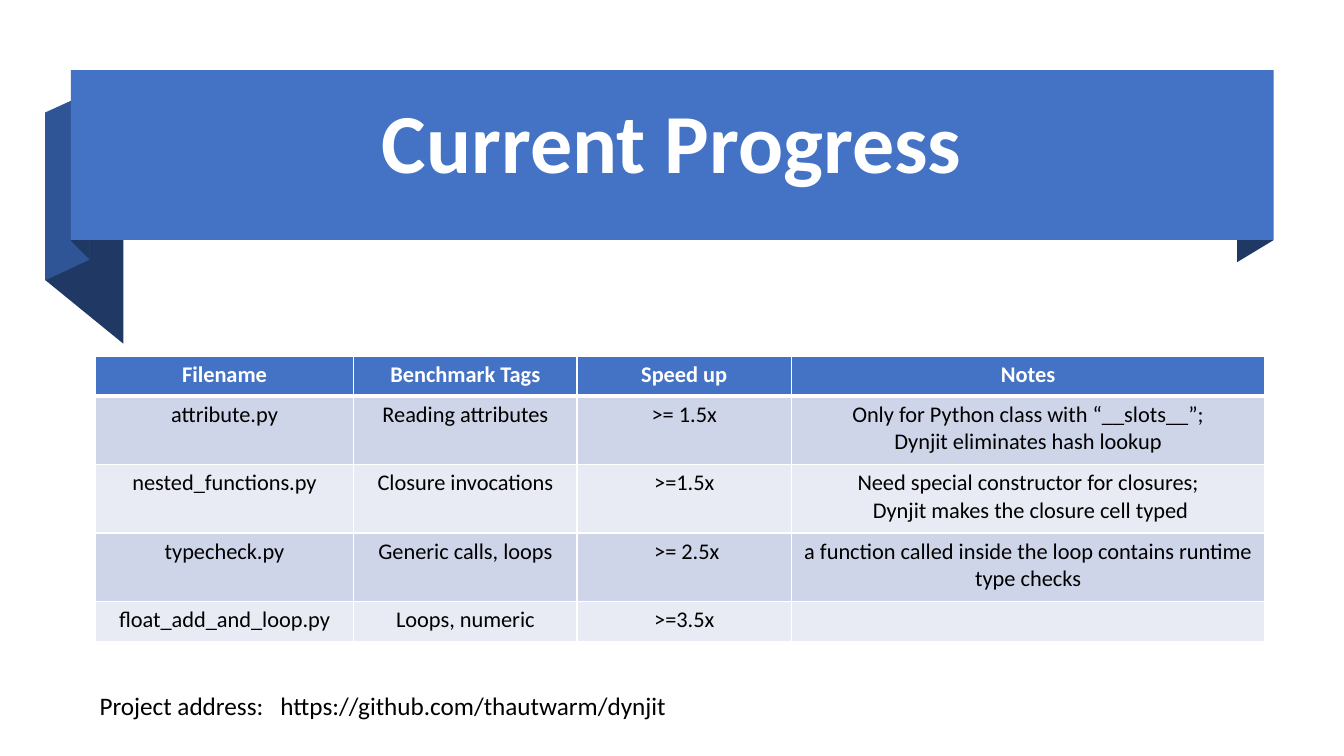
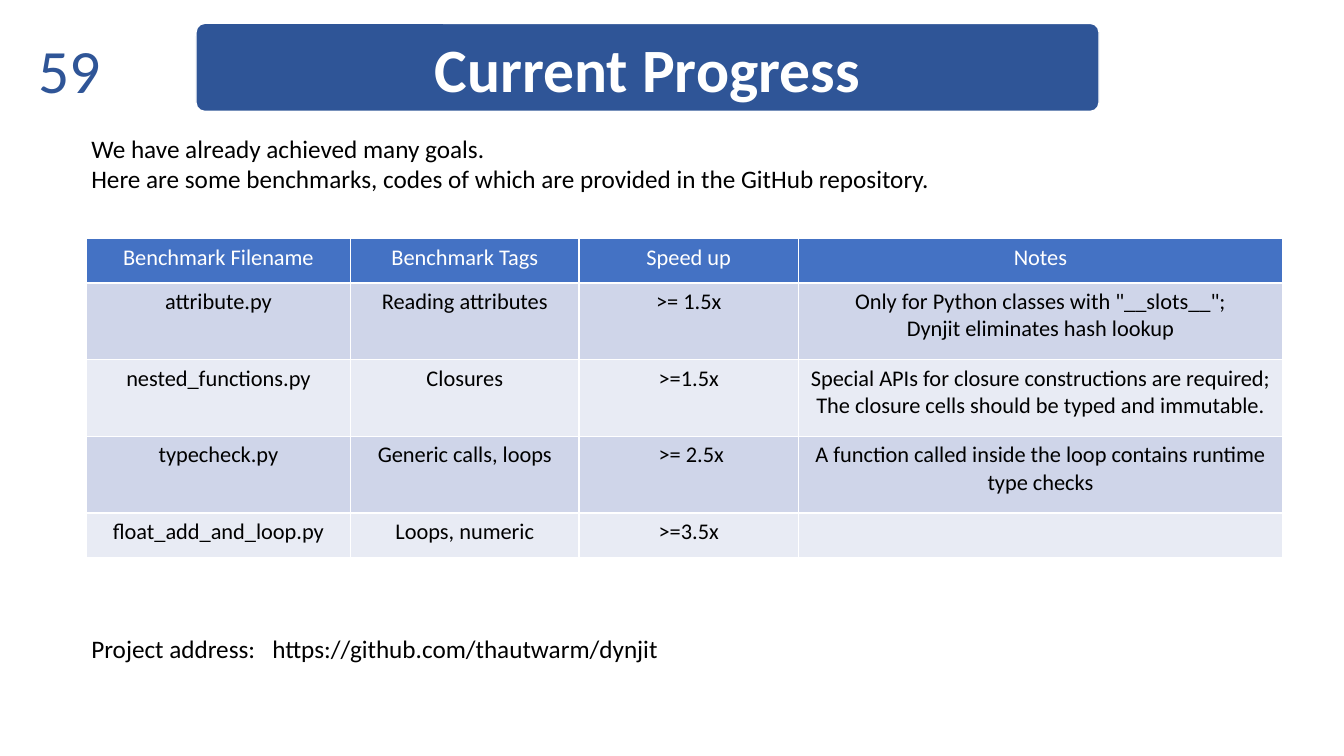
Before and after one commit to thautwarm/diojit, a slide deck: slide 59 of docs/Taine.pptx (slide 55 before the commit). Drawn at 1344x756 pixels with LibreOffice and Linux fonts; fonts in the diff are those of the drawing. Boxes give left, top, right and bottom in pixels: in the first picture for what was removed or moved away, otherwise in the second. Text is boxed around its words. In the diff, an @@ line names an element or a change of style, - is before the commit and + after.

```diff
--- a/docs/Taine.pptx
+++ b/docs/Taine.pptx
@@ rounded rectangle "Current Progress" resized from (x1=382, y1=118, x2=961, y2=188) to (x1=196, y1=23, x2=1099, y2=111) @@
@@ rounded rectangle "Current Progress" at (x1=196, y1=23, x2=1099, y2=111): size 60 to 44 pt; line spacing 0.9 to 1; vertical alignment middle to top; fill none to #2F5597; outline none to #FFFFFF 1 pt @@
@@ page number added at (x1=38, y1=53, x2=100, y2=94), 44 pt, text #2F5597 @@
+59
@@ rectangle removed at (x1=71, y1=71, x2=1273, y2=241) @@
@@ freeform shape removed at (x1=72, y1=71, x2=90, y2=259) @@
@@ freeform shape removed at (x1=1237, y1=71, x2=1273, y2=263) @@
@@ freeform shape removed at (x1=45, y1=113, x2=124, y2=344) @@
@@ freeform shape removed at (x1=45, y1=93, x2=90, y2=281) @@
@@ text added at (x1=91, y1=140, x2=929, y2=192), 18 pt, text #000000 @@
+We have already achieved many goals.
+Here are some benchmarks, codes of which are provided in the GitHub repository.
@@ table at (x1=87, y1=239, x2=1282, y2=558) @@
-row 1, column 1: Filename
+row 1, column 1: Benchmark Filename
@@ row 2, column 4: "Only for Python class with “__slots__”; / Dynjit eliminates hash lookup" to "Only for Python classes with "__slots__"; / Dynjit eliminates hash lookup" @@
-row 3, column 2: Closure invocations
+row 3, column 2: Closures
-row 3, column 4: Need special constructor for closures; / Dynjit makes the closure cell typed
+row 3, column 4: Special APIs for closure constructions are required; / The closure cells should be typed and immutable.
-row 4, column 4: a function called inside the loop contains runtime type checks
+row 4, column 4: A function called inside the loop contains runtime type checks
@@ bold off in "Benchmark Tags", "Speed up", "Notes" @@
@@ table resized from (x1=96, y1=356, x2=1265, y2=641) to (x1=87, y1=239, x2=1282, y2=558) @@
@@ text "Project address: https://github.com/thautwarm/dynjit" moved from (x1=100, y1=697, x2=665, y2=720) to (x1=91, y1=640, x2=657, y2=663) @@
```
Also in this commit, not shown: 40 other slides changed, 20 slides added, 15 slides removed, 4 other files.
